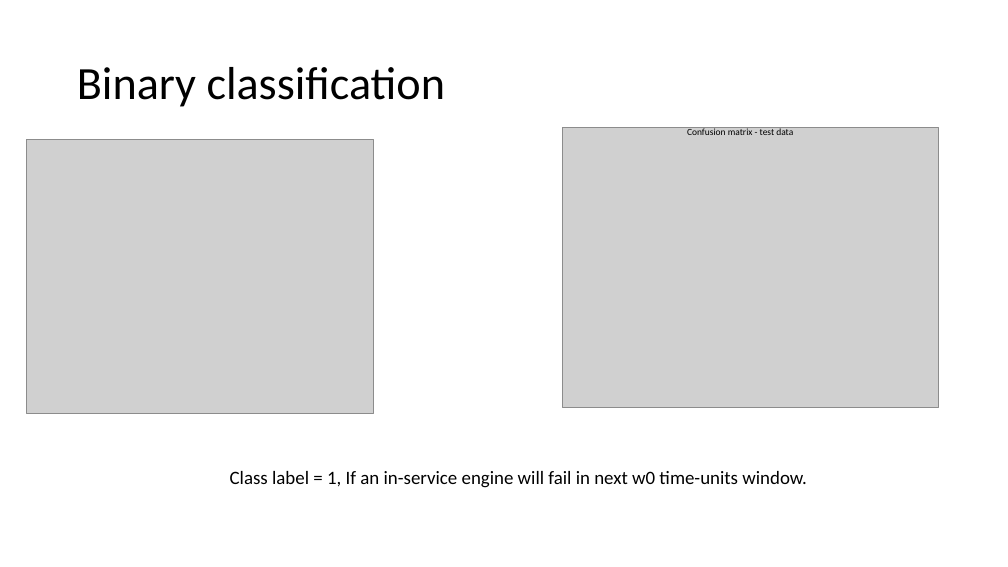
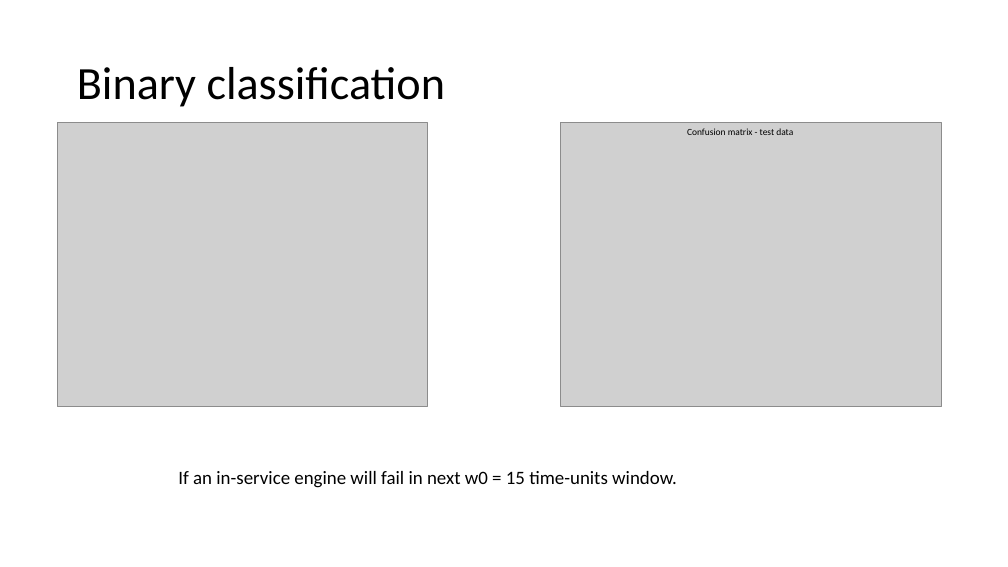
Before and after one commit to Axbit/ml-iot-showcases, a slide deck: slide 16 of PredictiveMaintenance/Predictive maintenance.pptx (slide 9 before the commit). Drawn at 1008x567 pixels with LibreOffice and Linux fonts; fonts in the diff are those of the drawing; grey boxes stand for pictures. Boxes give left, top, right and bottom in pixels: in the first picture for what was removed or moved away, otherwise in the second. Text is boxed around its words. In the diff, an @@ line names an element or a change of style, - is before the commit and + after.

```diff
--- a/PredictiveMaintenance/Predictive maintenance.pptx
+++ b/PredictiveMaintenance/Predictive maintenance.pptx
@@ picture: place and size @@
-picture at box(26, 140, 373, 414)
+picture at box(57, 123, 427, 406)
@@ picture: place and size @@
-picture at box(563, 128, 939, 408)
+picture at box(560, 123, 942, 406)
@@ text at box(178, 471, 677, 488): text changed @@
-Class label = 1, If an in-service engine will fail in next w0 time-units window.
+If an in-service engine will fail in next w0 = 15 time-units window.
```
Also in this commit, not shown: 7 other slides changed, 11 slides added.
